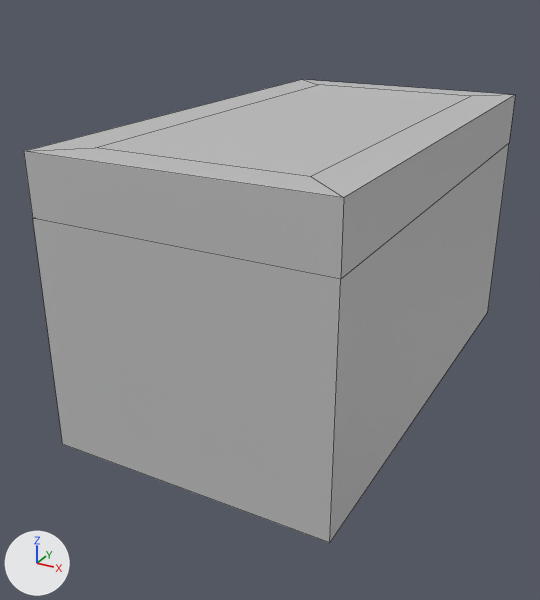
An edit to the FBX model Assets/Theo/Assets/Treasure_Chest.fbx, drawn before and after from the same camera.
Camera for both pictures: a camera (50 mm lens) standing at (1.16, -2.45, 1.49) and looking at (-0.1, -0.16, 0.34). Lighting does not change. The marker at lower left points along +X, +Y and +Z. Mesh edges are drawn as thin lines. Where no turn or scale is listed for an object, it has been applied to the vertices.

Script lines for the objects in view, before the commit:
```python
me_mesh = bpy.data.meshes.new('Mesh')
me_mesh.from_pydata(...)  # 20 vertices, 18 faces; spans x -0.5..0.5, y -0.9..0.9, z 0.81..1.01
me_mesh.materials.append(mat_standardsurface2)  # light grey #c0c0c0
me_mesh_001 = bpy.data.meshes.new('Mesh.001')
me_mesh_001.from_pydata(...)  # 16 vertices, 14 faces; spans x -0.5..0.5, y -0.9..0.9, z 0.0..0.81
me_mesh_001.materials.append(mat_standardsurface2)  # light grey #c0c0c0
ob_chest = bpy.data.objects.new('Chest', me_mesh_001)
ob_chest.location = (0.0, 0.0, 0.0)
ob_top = bpy.data.objects.new('Top', me_mesh)
ob_top.location = (0.0, 0.0, 0.0)
```
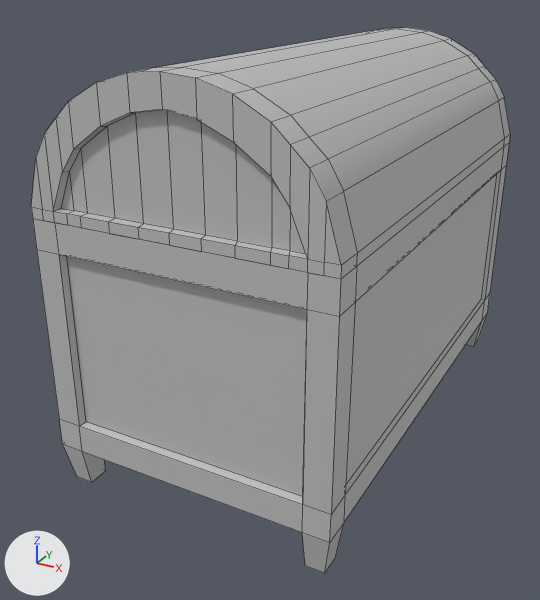
Commit message: Tresure Chest

Boxes (x1, y1, x2, y2) around the edits, measured in the pictures (540 x 600 px):
'Chest', reshaped, moved (7% taller)
    before: (33, 143, 509, 543)
    after: (33, 143, 509, 573)
'Top', reshaped, moved (26% taller)
    before: (24, 80, 515, 279)
    after: (31, 27, 510, 279)

What changed in the scene script:
```text
Change me_mesh_001:
    used by ob_chest; location = (0.0, 0.0, 0.0)
    remove me_mesh_001.from_pydata(...)  # 16 vertices, 14 faces; spans x -0.5..0.5, y -0.9..0.9, z 0.0..0.81
    add me_mesh_001.from_pydata(...)  # 92 vertices, 90 faces; spans x -0.5..0.5, y -0.9..0.9, z -0.48..0.48
    me_mesh_001 part 1: the whole mesh is rebuilt
Change me_mesh:
    used by ob_top; location = (0.0, 0.0, 0.0)
    remove me_mesh.from_pydata(...)  # 20 vertices, 18 faces; spans x -0.5..0.5, y -0.9..0.9, z 0.81..1.01
    add me_mesh.from_pydata(...)  # 226 vertices, 230 faces; spans x -1.01..0.0, y 0.0..1.8, z 0.0..0.45
    me_mesh part 2: 20 vertices removed from x -0.5..0.5, y -0.9..0.9, z 0.81..1.01; 226 vertices added at x -1.01..0.0, y 0.0..1.8, z 0.0..0.45
Change ob_chest:
    ob_chest.location: (0.0, 0.0, 0.0) -> (0.0, 0.0, 0.332)
Change ob_top:
    ob_top.location: (0.0, 0.0, 0.0) -> (0.504, -0.9, 0.81)
```
